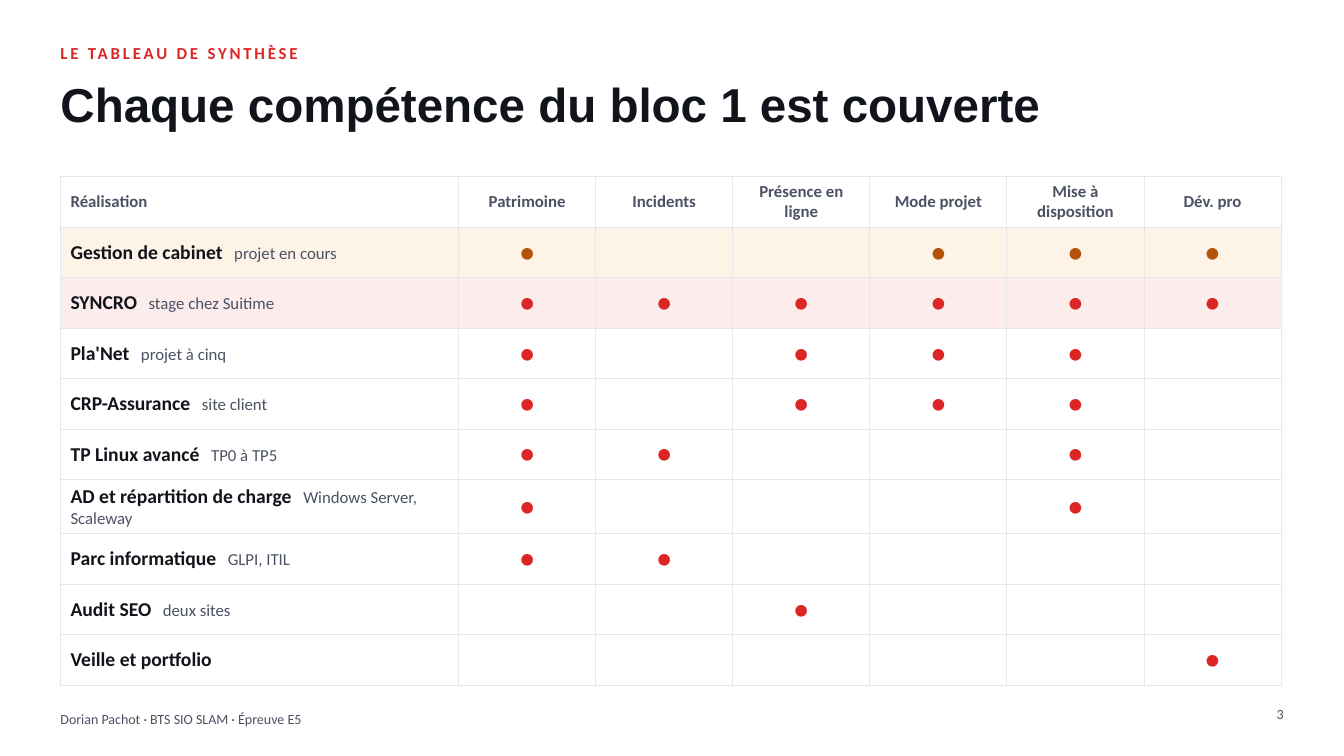
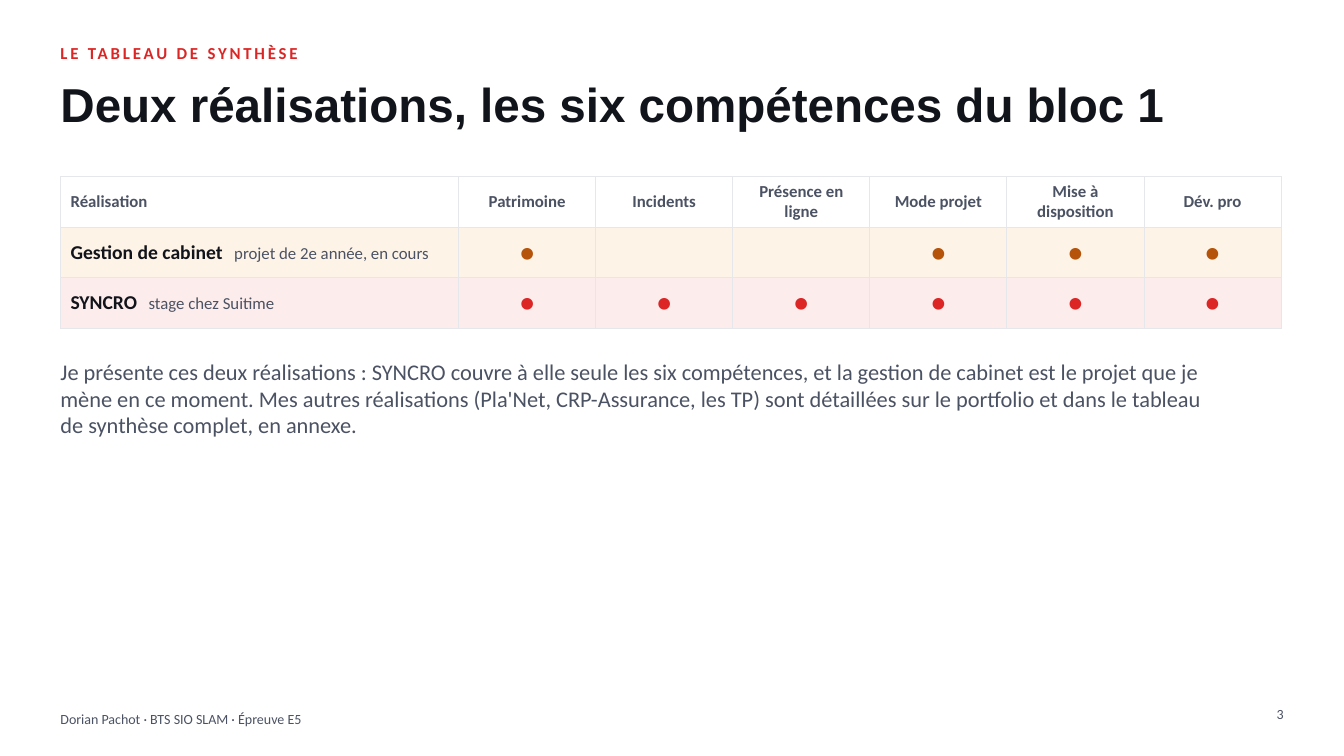
Before and after one commit to dorianpachot-create/portefollio, a slide deck: slide 3 of assets/presentation/Presentation_E5_Dorian_Pachot.pptx. Drawn at 1344x756 pixels with LibreOffice and Linux fonts; fonts in the diff are those of the drawing. Boxes give left, top, right and bottom in pixels: in the first picture for what was removed or moved away, otherwise in the second. Text is boxed around its words. In the diff, an @@ line names an element or a change of style, - is before the commit and + after.

```diff
--- a/assets/presentation/Presentation_E5_Dorian_Pachot.pptx
+++ b/assets/presentation/Presentation_E5_Dorian_Pachot.pptx
@@ title at (x1=60, y1=87, x2=1163, y2=131): text changed @@
-Chaque compétence du bloc 1 est couverte
+Deux réalisations, les six compétences du bloc 1
@@ table at (x1=60, y1=176, x2=1281, y2=316) @@
-row 2, column 1: Gestion de cabinet projet en cours
+row 2, column 1: Gestion de cabinet projet de 2e année, en cours
-row 4: Pla'Net projet à cinq | ● |  | ● | ● | ● | 
-row 5: CRP-Assurance site client | ● |  | ● | ● | ● | 
-row 6: TP Linux avancé TP0 à TP5 | ● | ● |  |  | ● | 
-row 7: AD et répartition de charge Windows Server, Scaleway | ● |  |  |  | ● | 
-row 8: Parc informatique GLPI, ITIL | ● | ● |  |  |  | 
-row 9: Audit SEO deux sites |  |  | ● |  |  | 
-row 10: Veille et portfolio |  |  |  |  |  | ●
@@ text added at (x1=60, y1=364, x2=1200, y2=437), 16 pt, text #4B5263 @@
+Je présente ces deux réalisations : SYNCRO couvre à elle seule les six compétences, et la gestion de cabinet est le projet que je mène en ce moment. Mes autres réalisations (Pla'Net, CRP-Assurance, les TP) sont détaillées sur le portfolio et dans le tableau de synthèse complet, en annexe.
```
Also in this commit, not shown: 3 other slides changed, 1 slide added, 1 slide removed, 5 other files.
